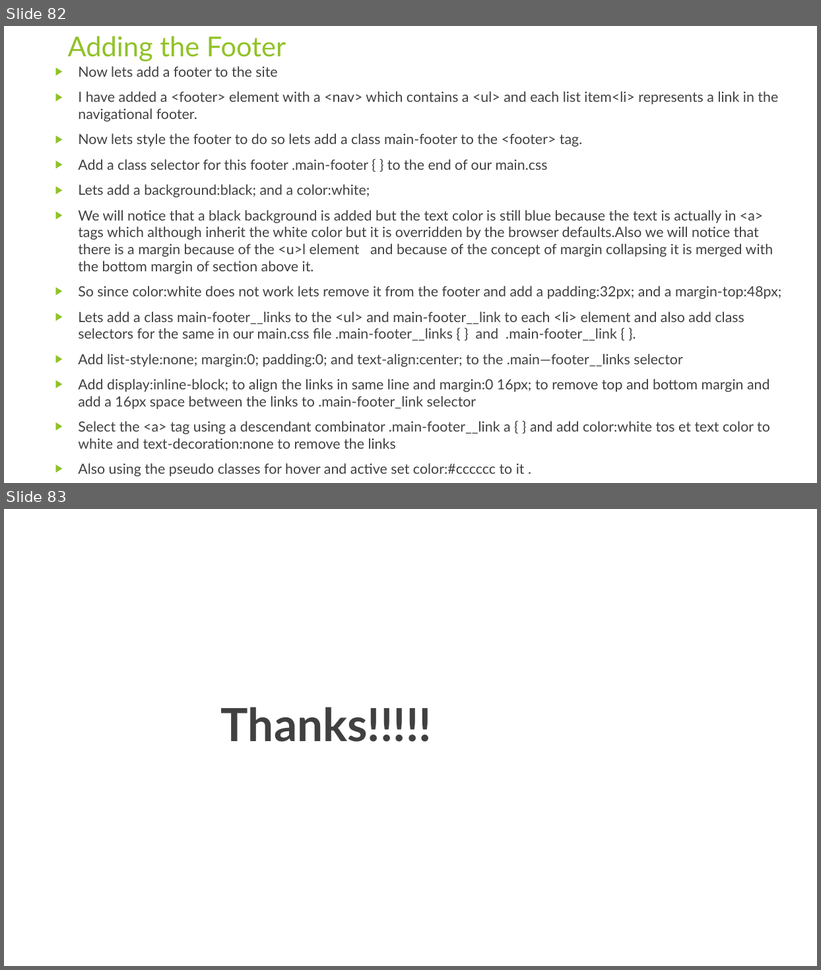
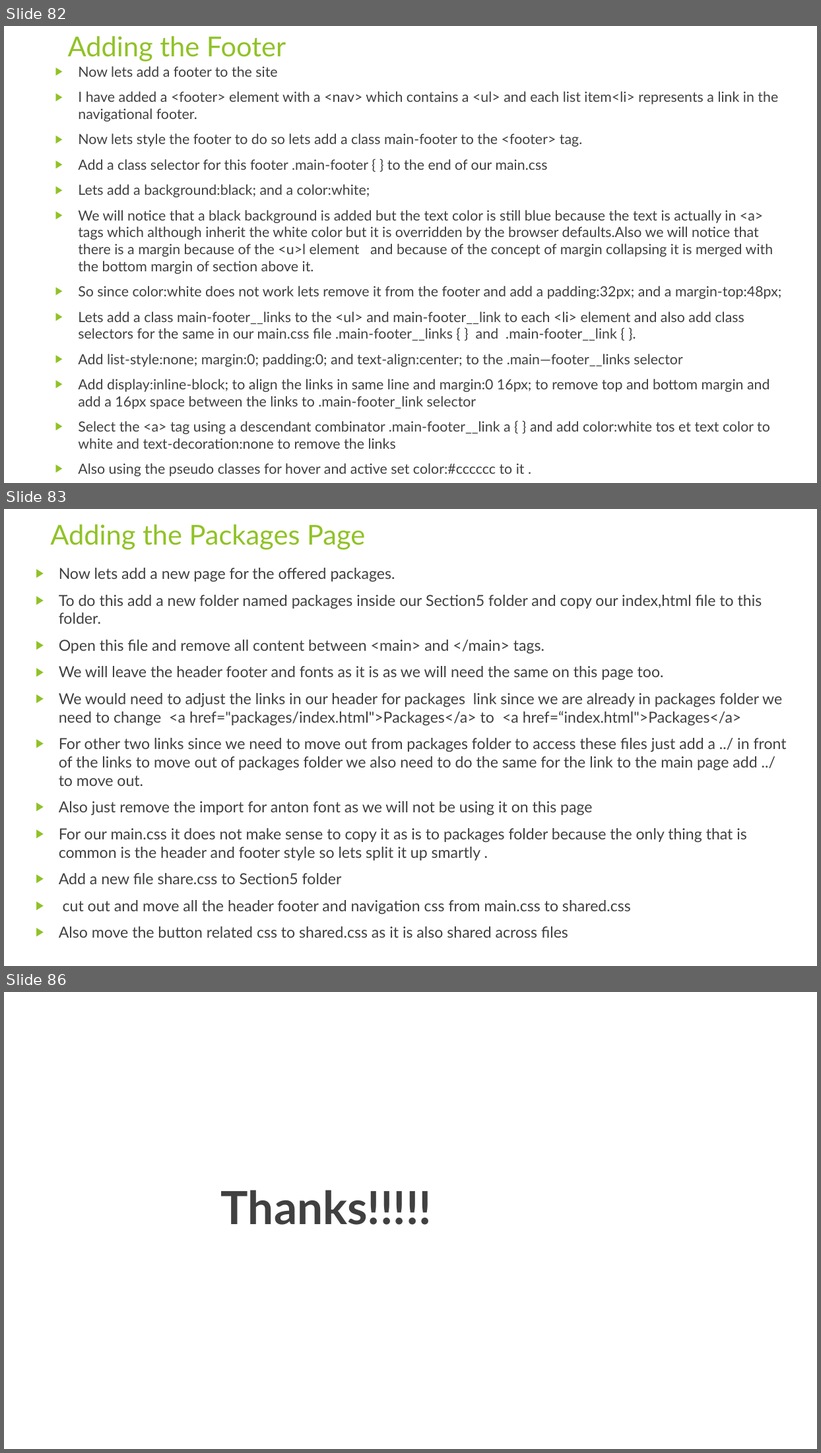
Before and after one commit to rudhrainfogain/CSS, a slide deck: PPT/Css-v5.pptx. Shown one above the other, each under a label of ours: slides 82 and 83 before the commit, slides 82, 83 and 86 after it; the slides between them are not shown. The pictures are 821x970 and 821x1453 pixels, drawn with LibreOffice and Linux fonts; fonts in the diff are those of the drawing. Boxes give left, top, right and bottom in pixels: in the first picture for what was removed or moved away, otherwise in the second. Text is boxed around its words. In the diff, an @@ line names an element or a change of style, - is before the commit and + after.

Commit message:
AddingPackagesPage

```diff
--- a/PPT/Css-v5.pptx
+++ b/PPT/Css-v5.pptx
@@ slide 83 added at <box>4,509,817,966</box>, background #FFFFFF @@
@@ title added at <box>50,524,365,550</box>, 32.4 pt, text #90C226 @@
+Adding the Packages Page
@@ text added at <box>59,568,787,938</box>, 18 pt, text #404040 @@
+▶ Now lets add a new page for the offered packages.
+▶ To do this add a new folder named packages inside our Section5 folder and copy our index,html file to this folder.
+▶ Open this file and remove all content between <main> and </main> tags.
+▶ We will leave the header footer and fonts as it is as we will need the same on this page too.
+▶ We would need to adjust the links in our header for packages link since we are already in packages folder we need to change <a href="packages/index.html">Packages</a> to <a href=“index.html">Packages</a>
+▶ For other two links since we need to move out from packages folder to access these files just add a ../ in front of the links to move out of packages folder we also need to do the same for the link to the main page add ../ to move out.
+▶ Also just remove the import for anton font as we will not be using it on this page
+▶ For our main.css it does not make sense to copy it as is to packages folder because the only thing that is common is the header and footer style so lets split it up smartly .
+▶ Add a new file share.css to Section5 folder
+▶ cut out and move all the header footer and navigation css from main.css to shared.css
+▶ Also move the button related css to shared.css as it is also shared across files
@@ what was slide 83 is now slide 86 @@
```
Also in this commit, not shown: 2 other slides added, 5 other files.
